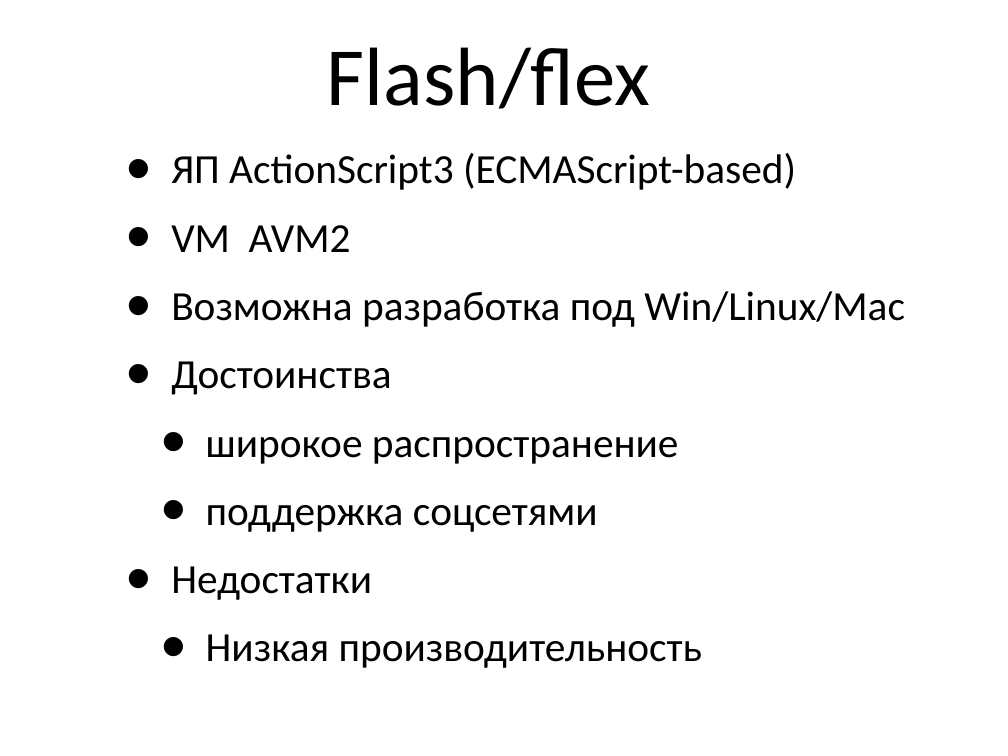
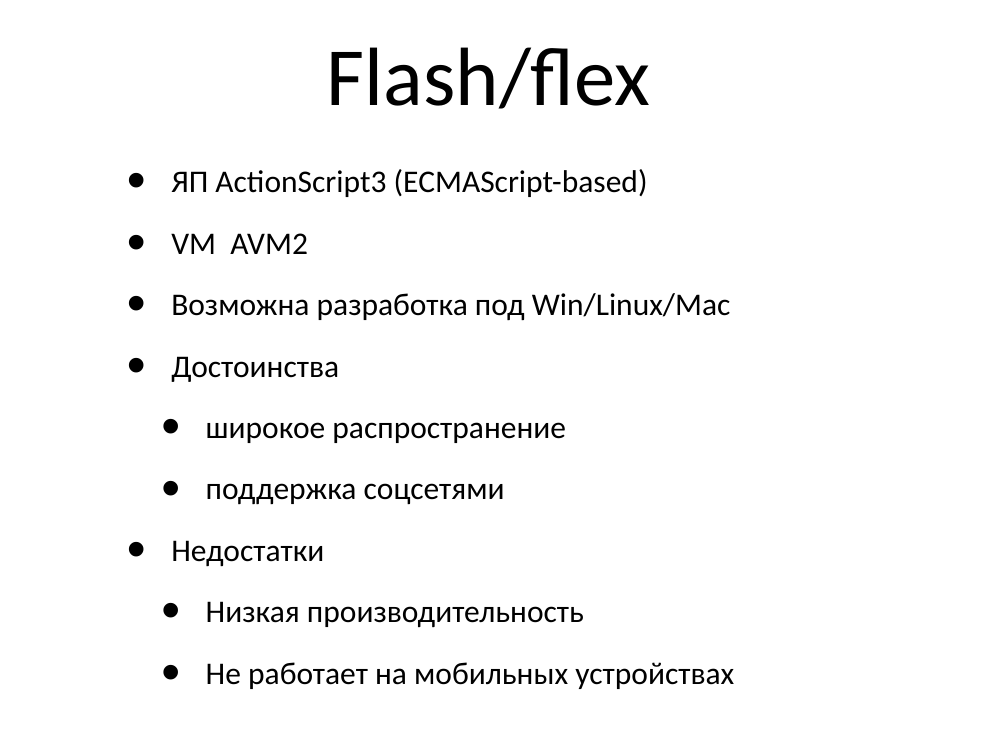
Before and after one commit to schadov/241m-lectures, a slide deck: slide 13 of lec1.ppt (slide 11 before the commit). Drawn at 1008x756 pixels with LibreOffice and Linux fonts; fonts in the diff are those of the drawing. Boxes give left, top, right and bottom in pixels: in the first picture for what was removed or moved away, otherwise in the second. Text is boxed around its words. In the diff, an @@ line names an element or a change of style, - is before the commit and + after.

```diff
--- a/lec1.ppt
+++ b/lec1.ppt
@@ text "ЯП ActionScript3 (ECMAScript-based)": place and size @@
-text "ЯП ActionScript3 (ECMAScript-based)" at [171,153,905,668]
+text "ЯП ActionScript3 (ECMAScript-based)" at [171,169,734,689]
@@ text at [171,169,731,628]: size 42 to 32 pt in "ЯП ActionScript3 (ECMAScript-based)", "VM AVM2", "Возможна разработка под Win/Linux/Mac", "Достоинства" and 4 more places; line spacing 0.9 to 1 @@
@@ text at [206,662,734,689]: paragraph added @@
+  • Не работает на мобильных устройствах
```
Also in this commit, not shown: 8 other slides changed, 4 slides added, 3 slides removed, 1 other file.
